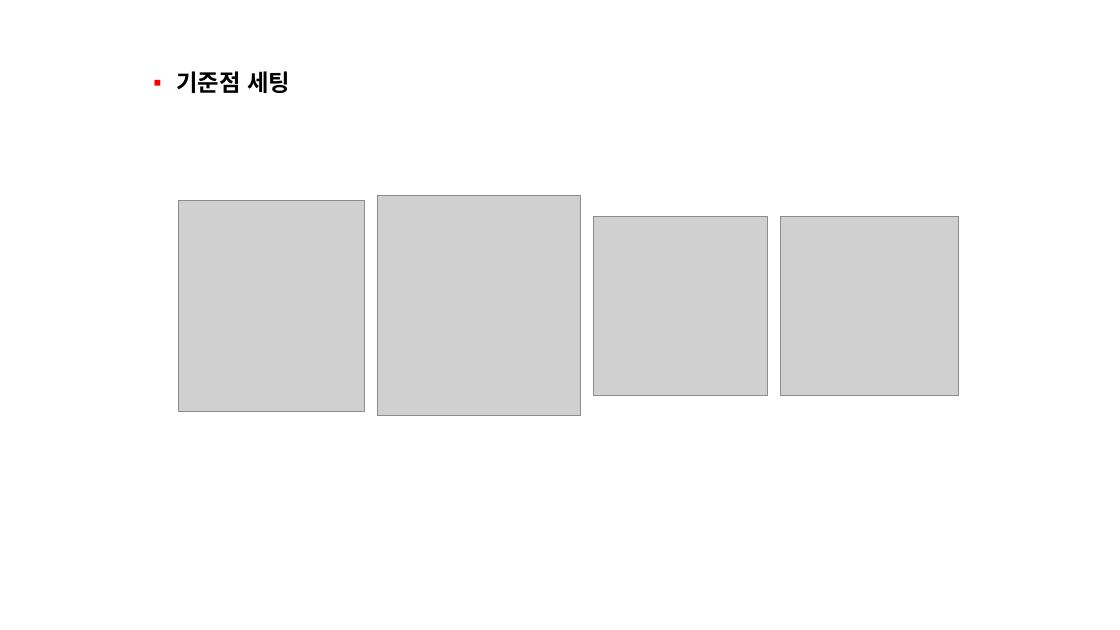
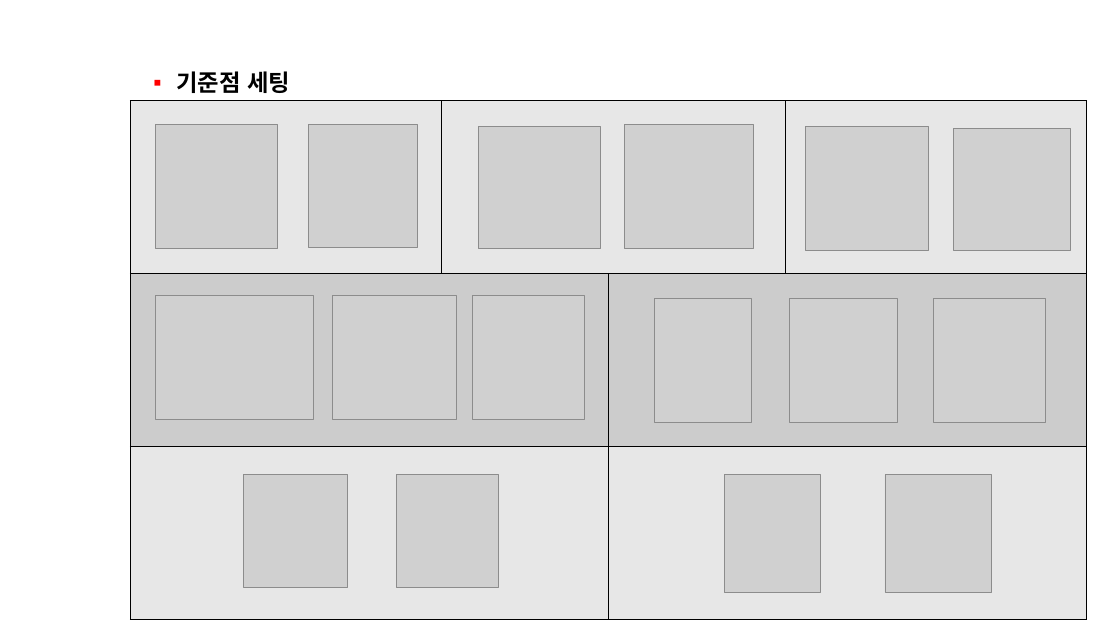
Before and after one commit to RyusizzSNU/SomaCube, a slide deck: slide 3 of 190917_워크샵_서울대 - 김윤성.pptx. Drawn at 1120x630 pixels with LibreOffice and Linux fonts; fonts in the diff are those of the drawing; grey boxes stand for pictures. Boxes give left, top, right and bottom in pixels: in the first picture for what was removed or moved away, otherwise in the second. Text is boxed around its words. In the diff, an @@ line names an element or a change of style, - is before the commit and + after.

Commit message:
modify workshop ppt

```diff
--- a/190917_워크샵_서울대 - 김윤성.pptx
+++ b/190917_워크샵_서울대 - 김윤성.pptx
@@ table added at (x1=130, y1=101, x2=1086, y2=619), 3 rows, 4 columns @@
+ |  |  | 
+ |  |  | 
+ |  |  | 
@@ picture resized from (x1=594, y1=217, x2=768, y2=396) to (x1=155, y1=124, x2=278, y2=249) @@
@@ picture resized from (x1=378, y1=196, x2=581, y2=416) to (x1=308, y1=124, x2=418, y2=247) @@
@@ picture added at (x1=479, y1=126, x2=601, y2=249) @@
@@ picture added at (x1=624, y1=125, x2=753, y2=250) @@
@@ picture resized from (x1=781, y1=216, x2=959, y2=396) to (x1=806, y1=126, x2=928, y2=250) @@
@@ picture added at (x1=954, y1=129, x2=1071, y2=250) @@
@@ picture added at (x1=155, y1=296, x2=313, y2=420) @@
@@ picture added at (x1=333, y1=296, x2=456, y2=420) @@
@@ picture added at (x1=473, y1=296, x2=586, y2=420) @@
@@ picture added at (x1=655, y1=298, x2=751, y2=423) @@
@@ picture added at (x1=790, y1=298, x2=897, y2=423) @@
@@ picture added at (x1=933, y1=298, x2=1046, y2=423) @@
@@ picture added at (x1=243, y1=475, x2=347, y2=587) @@
@@ picture added at (x1=397, y1=475, x2=499, y2=587) @@
@@ picture added at (x1=725, y1=475, x2=821, y2=592) @@
@@ picture resized from (x1=179, y1=200, x2=365, y2=412) to (x1=886, y1=475, x2=992, y2=592) @@
```
